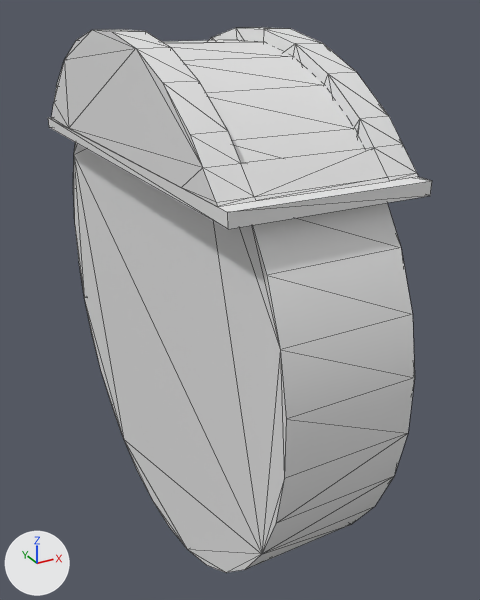
A saved change to the OBJ model src/main/resources/assets/leafia/textures/_integrated/control_panel/instruments/meter_vertical.obj.
Rendered twice from a 50 mm lens placed at (-3.05, -6.49, 1.43), pointed at (0.4, -0.22, -1.7). The axes (+X, +Y, +Z) are drawn at lower left. The lights are the same throughout. The picture after the commit comes second. Mesh edges are drawn as thin lines. Where no turn or scale is listed for an object, it has been applied to the vertices.

Names of what the first picture shows: 'Base', 'Meter'.
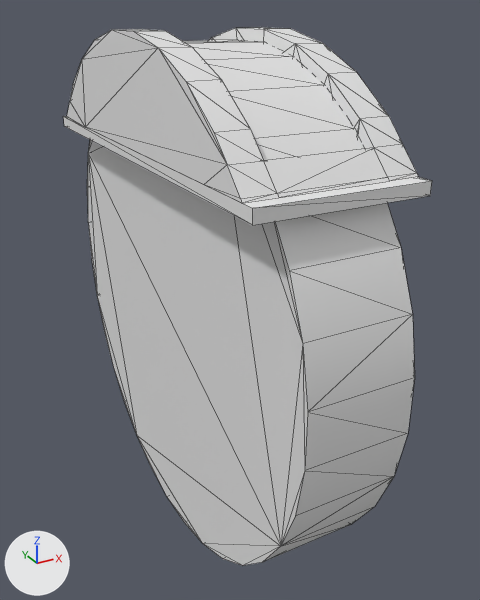
The newer file is also turned or shifted as a whole; pictures and numbers use the older file's frame.

The change, as a list of edits to the scene's bpy script:
```text
Change me_base:
    used by ob_base; location = (0.0, 0.0, 0.0)
    remove me_base.from_pydata(...)  # 93 vertices, 145 faces; spans x -0.95..0.95, y -2.5..2.5, z 0.0..1.24
    add me_base.from_pydata(...)  # 93 vertices, 145 faces; spans x -0.75..0.95, y -2.5..2.5, z 0.0..1.24
    me_base part 1: all 46 vertices in x -0.95..-0.63, y -2.5..2.5, z 0.0..1.24 are moved by (0.2, 0.0, 0.0)
Change me_meter:
    used by ob_meter; location = (0.0, 0.0, 0.0)
    remove me_meter.from_pydata(...)  # 64 vertices, 124 faces; spans x -0.65..0.65, y -2.87..2.87, z -4.62..1.12
    add me_meter.from_pydata(...)  # 64 vertices, 124 faces; spans x -0.45..0.65, y -2.87..2.87, z -4.62..1.12
    me_meter part 2: the whole mesh is scaled about its middle by (0.846, 1, 1), then moved by (0.1, 0.0, 0.0)
```

Location of each change, (x1, y1, x2, y2) in pixels of the pictures (480 x 600 px; the box of a moved part takes in the faces that stretch with it):
'Meter', rescaled
    before: (73, 40, 415, 573)
    after: (87, 40, 415, 566)
'Base', reshaped
    before: (48, 27, 432, 229)
    after: (63, 27, 432, 225)
part 1 of me_base, moved or reshaped
    before: (48, 29, 413, 229)
    after: (63, 29, 413, 225)
